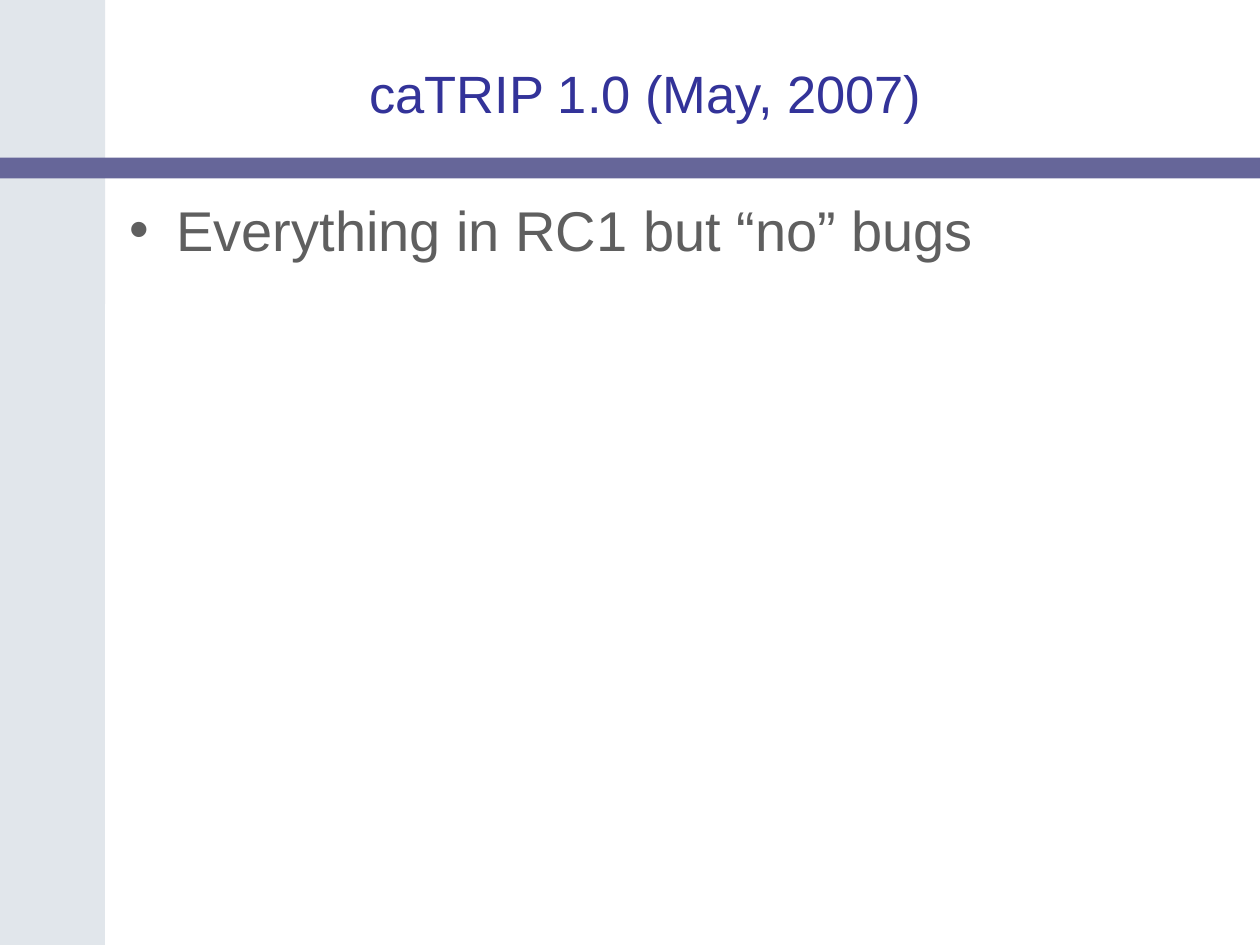
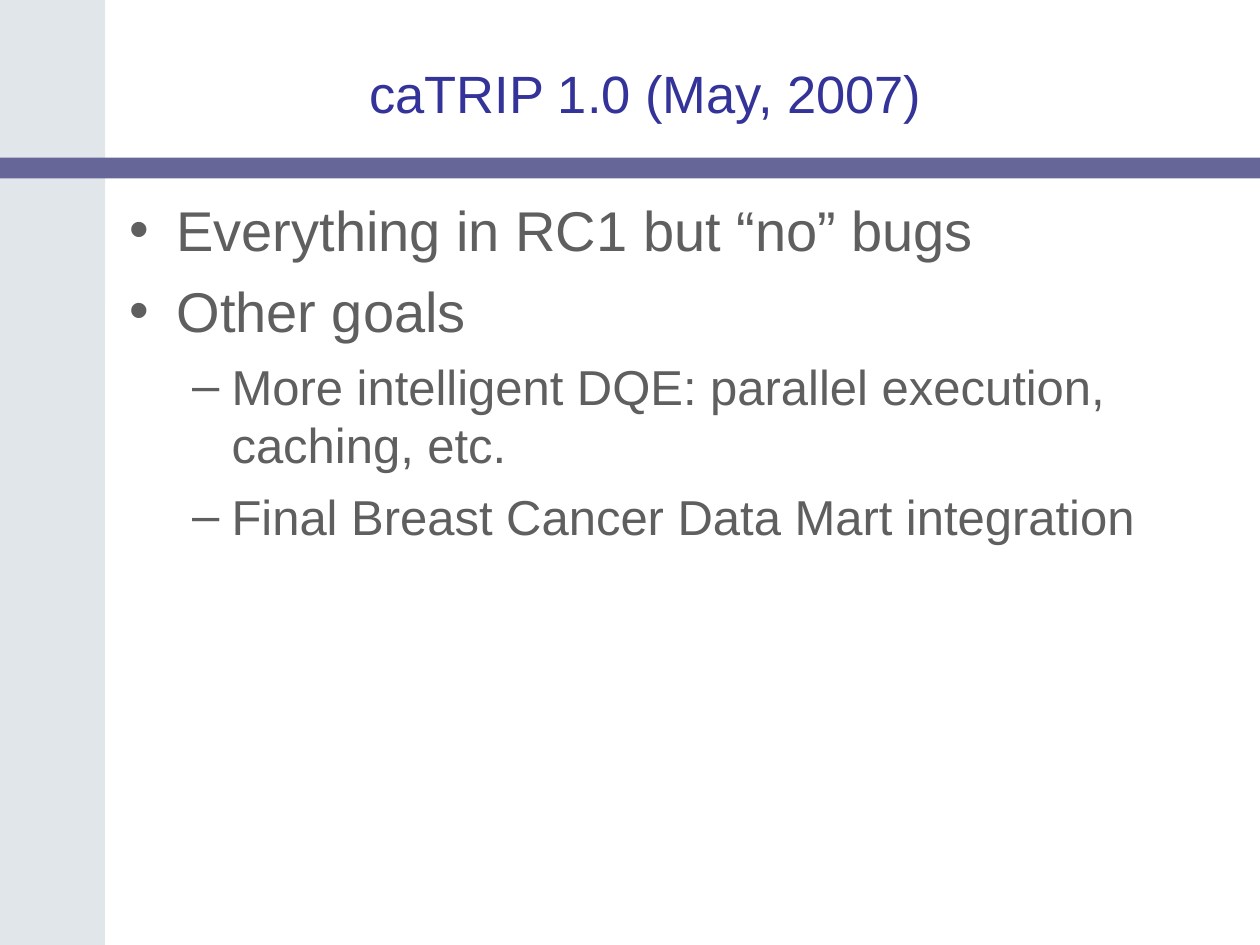
Before and after one commit to NCIP/catrip, a slide deck: slide 11 of catrip/documentation/presentations/catrip_alpha_demo_2006_08_11/catrip_alpha_demo_2006_08_11.ppt. Drawn at 1260x945 pixels with LibreOffice and Linux fonts; fonts in the diff are those of the drawing; background and template pictures are left out. Boxes give left, top, right and bottom in pixels: in the first picture for what was removed or moved away, otherwise in the second. Text is boxed around its words. In the diff, an @@ line names an element or a change of style, - is before the commit and + after.

```diff
--- a/catrip/documentation/presentations/catrip_alpha_demo_2006_08_11/catrip_alpha_demo_2006_08_11.ppt
+++ b/catrip/documentation/presentations/catrip_alpha_demo_2006_08_11/catrip_alpha_demo_2006_08_11.ppt
@@ text at [176,291,1135,545]: paragraphs added @@
+• Other goals
+  – More intelligent DQE: parallel execution, caching, etc.
+  – Final Breast Cancer Data Mart integration
```
Also in this commit, not shown: 14 other slides changed.
